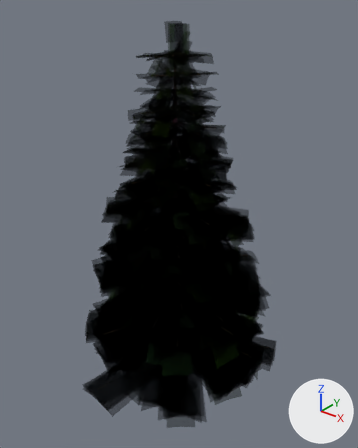
Two versions of the glTF model packages/client/public/assets/models/veg_spruce_b.glb, one commit apart.
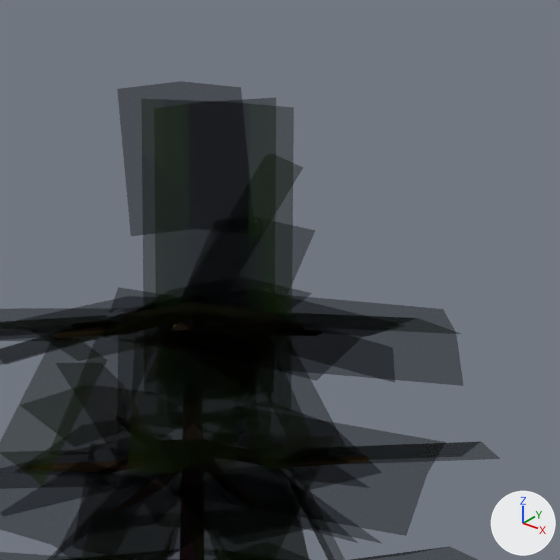
Each version is shown whole from a camera (50 mm lens) standing at (2.641, -3.295, 3.667) and looking at (0.009, -0.006, 1.628), then close up on the part from 41% to 64% of the width and 2% to 20% of the height. Lighting does not change. The marker at lower right points along +X, +Y and +Z. The last two pictures show the newer version. Objects named as collision shapes, trigger or cutter boxes, shadow casters or lower levels of detail are left out. Where no turn or scale is listed for an object, it has been applied to the vertices. Vertices at exactly the same position are counted once.

In view in the first close-up: 'veg_spruce_b_LOD0'.
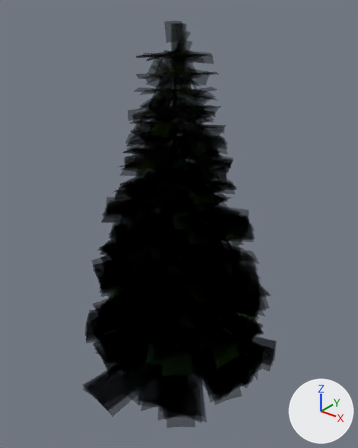
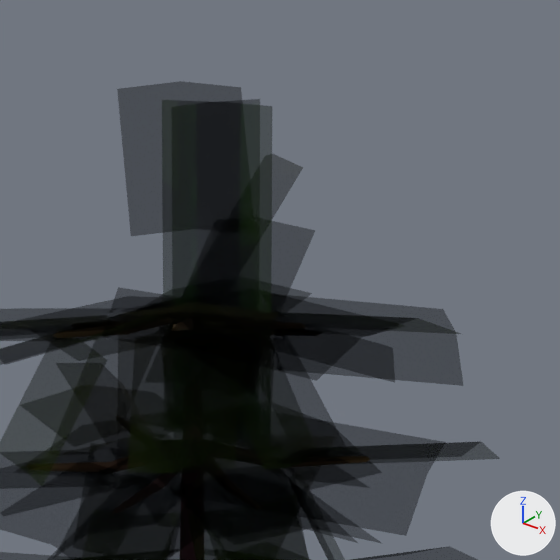
Boxes (x1, y1, x2, y2) around the edits, measured in the close-ups (560 x 560 px; the box of a moved part takes in the faces that stretch with it):
part 1 of me_veg_spruce_b_lod0, moved or reshaped: before (141, 99, 294, 411); after (162, 100, 272, 440)
part 2 of me_veg_spruce_b_lod0, moved or reshaped: before (154, 98, 276, 413); after (171, 99, 260, 407)

The change in detail:
me_veg_spruce_b_lod0 has 6305 vertices, 5544 faces and spans x -1.13..1.01, y -1.11..0.98, z -0.17..3.4.
me_veg_spruce_b_lod0 is used by ob_veg_spruce_b_lod0; location (0.0, 0.0, 0.0).
me_veg_spruce_b_lod0 part 1: the loose piece of 6 vertices spanning x -0.11..0.11, y 0.0..0.02, z 3.05..3.38 is scaled about its middle by (0.727, 0.727, 1.12), then moved by (0.0, 0.0, -0.02).
me_veg_spruce_b_lod0 part 2: the loose piece of 6 vertices spanning x -0.02..0.0, y -0.11..0.11, z 3.05..3.38 is scaled about its middle by (0.727, 0.727, 1.12), then moved by (0.0, 0.0, -0.02).
